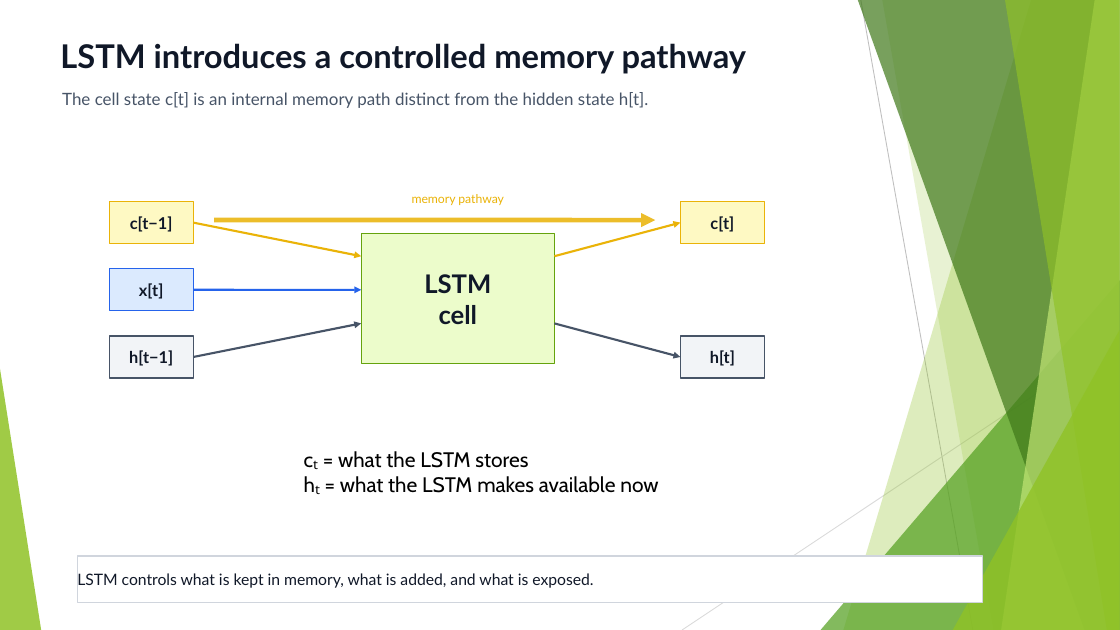
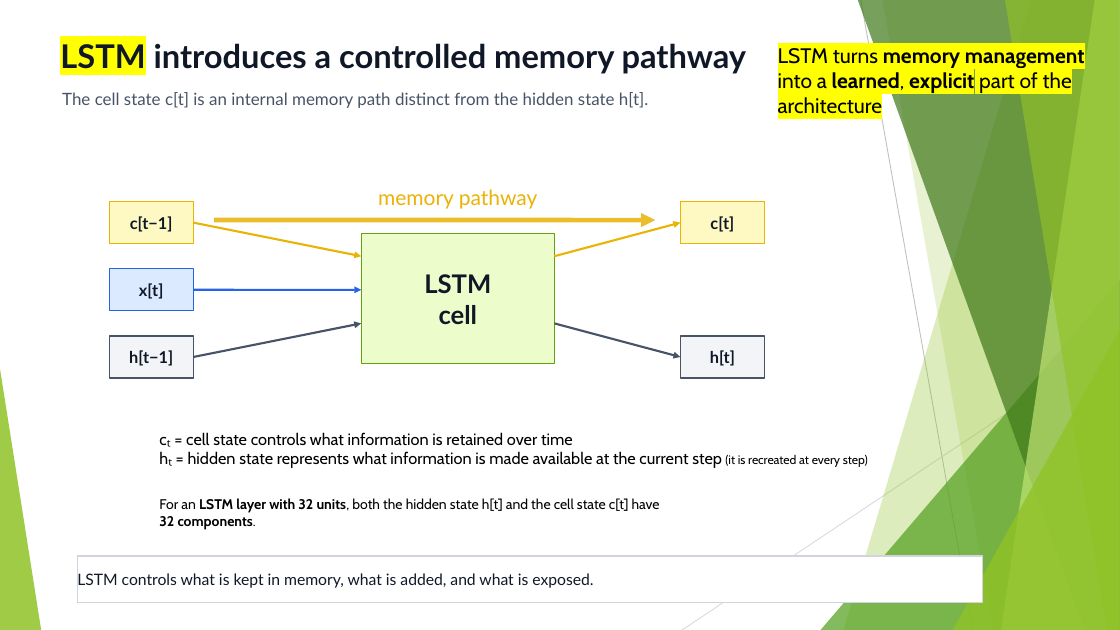
Before and after one commit to FranzGH/timeseries, a slide deck: slide 102 of Slides/04 Recurrent NNs.pptx (slide 105 before the commit). Drawn at 1120x630 pixels with LibreOffice and Linux fonts; fonts in the diff are those of the drawing. Boxes give left, top, right and bottom in pixels: in the first picture for what was removed or moved away, otherwise in the second. Text is boxed around its words. In the diff, an @@ line names an element or a change of style, - is before the commit and + after.

```diff
--- a/Slides/04 Recurrent NNs.pptx
+++ b/Slides/04 Recurrent NNs.pptx
@@ text "LSTM introduces a controlled memory ..." at (x1=60, y1=43, x2=747, y2=74): highlight none to #FFFF00 in "LSTM" @@
@@ text added at (x1=778, y1=48, x2=1085, y2=114), 18 pt, text #000000 @@
+LSTM turns memory management into a learned, explicit part of the architecture
@@ text "memory pathway" moved from (x1=412, y1=194, x2=504, y2=205) to (x1=378, y1=189, x2=538, y2=209) @@
@@ text "memory pathway" at (x1=378, y1=189, x2=538, y2=209): size 10.5 to 18 pt; line spacing 1 to 0.9 @@
@@ text at (x1=186, y1=432, x2=868, y2=468): text changed; size 18 to 14 pt @@
-cₜ = what the LSTM stores
-hₜ = what the LSTM makes available now
+cₜ = cell state controls what information is retained over time
+hₜ = hidden state represents what information is made available at the current step (it is recreated at every step)
@@ text added at (x1=159, y1=498, x2=660, y2=530), 12 pt, text #000000 @@
+For an LSTM layer with 32 units, both the hidden state h[t] and the cell state c[t] have 32 components.
```
Also in this commit, not shown: 20 other slides changed, 4 slides removed, 4 other files.
